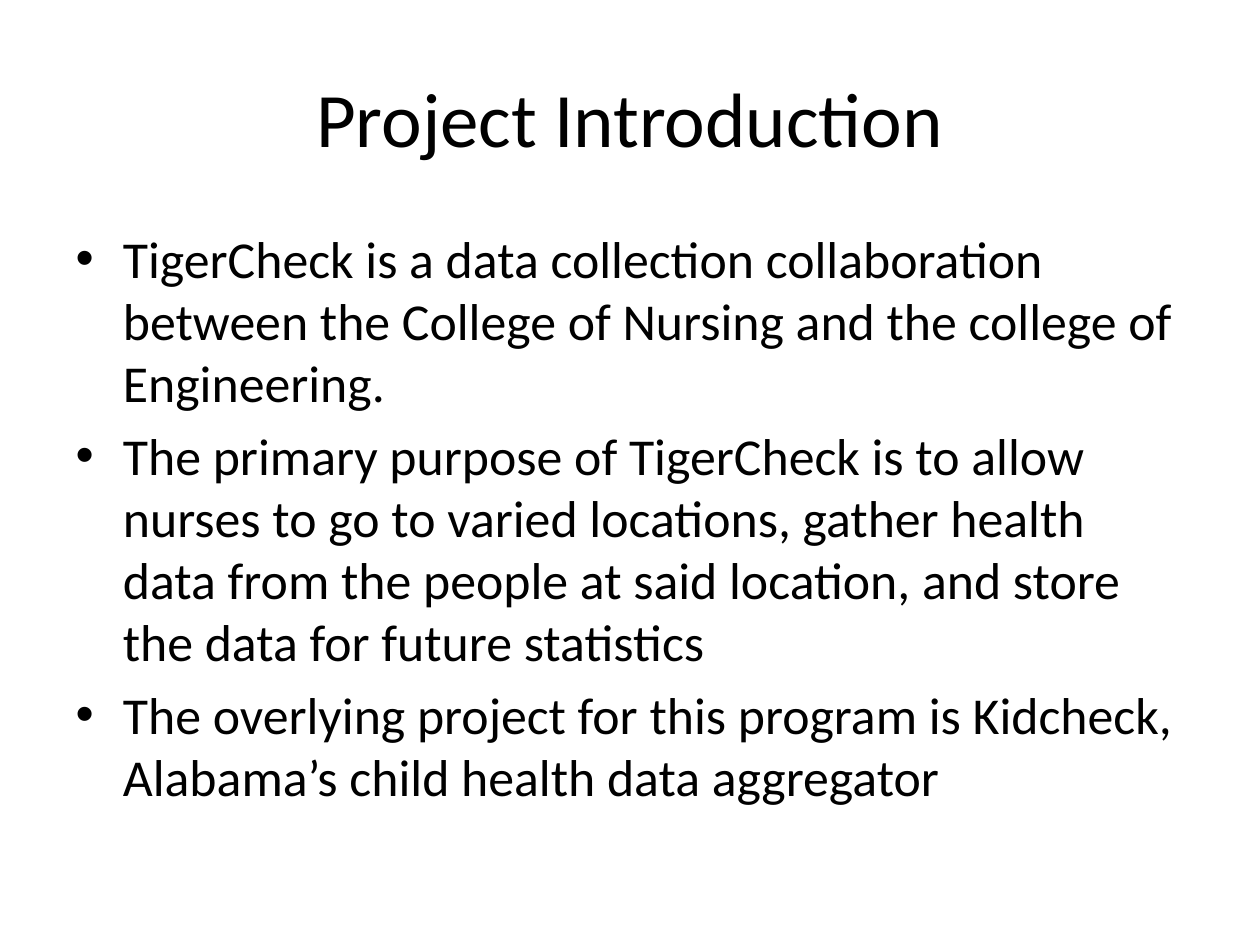
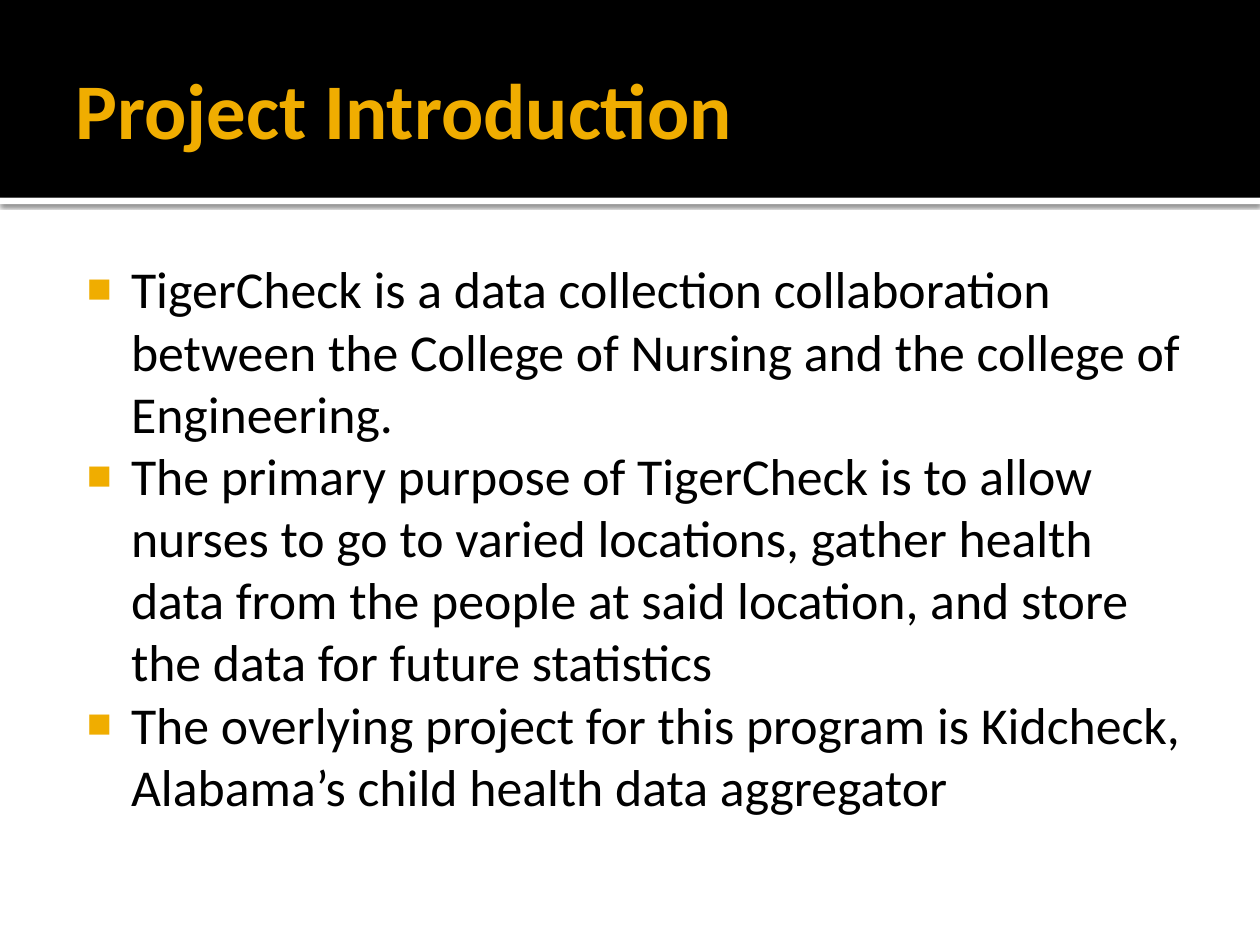
Before and after one commit to TigerCheck/TigerCheck, a slide deck: slide 2 of tigercheck Architectural Spike presentation.pptx. Drawn at 1260x945 pixels with LibreOffice and Linux fonts; fonts in the diff are those of the drawing. Boxes give left, top, right and bottom in pixels: in the first picture for what was removed or moved away, otherwise in the second. Text is boxed around its words. In the diff, an @@ line names an element or a change of style, - is before the commit and + after.

Commit message:
Arch Spike Presentation
Final with design

```diff
--- a/tigercheck Architectural Spike presentation.pptx
+++ b/tigercheck Architectural Spike presentation.pptx
@@ rectangle added at (0,0,1260,198), fill #000000 @@
@@ title "Project Introduction": place and size @@
-title "Project Introduction" at (316,93,942,161)
+title "Project Introduction" at (76,83,732,153)
@@ title "Project Introduction" at (76,83,732,153): size 44 to 45 pt, text colour #000000 to #F0AD00, bold on; alignment centre to left @@
@@ rectangle added at (0,198,1260,204), fill #FFFFFF @@
@@ text "TigerCheck is a data collection ...": place and size @@
-text "TigerCheck is a data collection ..." at (123,242,1172,805)
+text "TigerCheck is a data collection ..." at (131,272,1180,815)
@@ text "TigerCheck is a data collection ..." at (131,272,1180,815): bullet • to ■; less space between paragraphs @@
```
Also in this commit, not shown: 7 other slides changed.
